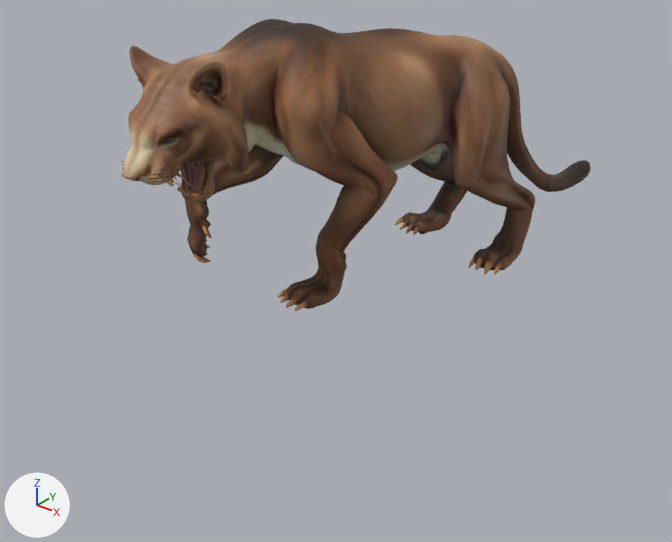
One commit to the glTF model src/content/animals/smilodon/model/model.glb: the scene before it, then after it.
Before and after are seen from a 50 mm camera at (1.76, -2.4, 0.96) aimed at (0.0, -0.21, -0.4). Every picture has the same lights, and +X, +Y and +Z are marked at lower left. The older version comes first. Where no turn or scale is listed for an object, it has been applied to the vertices.
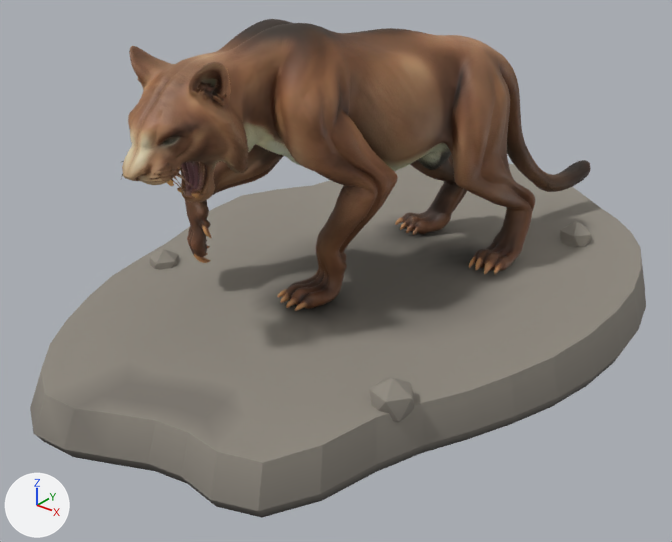
Pixel boxes [x1, y1, x2, y2] of what changed, in the pictures (672 x 542 px):
'Smilodon_Plinth', added: after [30, 164, 646, 518]

Diff of the bpy script that builds the scene:
```diff
--- a/src/content/animals/smilodon/model/model.glb.py
+++ b/src/content/animals/smilodon/model/model.glb.py
@@ mat_material_diorama @@
+mat_material_diorama = bpy.data.materials.new('Material_Diorama')
+# nodes: BsdfPrincipled, Mix, OutputMaterial, VertexColor
+# colours: grey #908b84, mixed with the vertex colours
@@ me_smilodon_plinth @@
+me_smilodon_plinth.from_pydata(...)  # 754 vertices, 1488 faces; spans x -0.85..0.85, y -1.24..1.24, z -0.13..0.13
+me_smilodon_plinth.materials.append(mat_material_diorama)
@@ ob_smilodon_plinth @@
+ob_smilodon_plinth = bpy.data.objects.new('Smilodon_Plinth', me_smilodon_plinth)
+ob_smilodon_plinth.location = (0.01, -0.011, -0.488)
```
